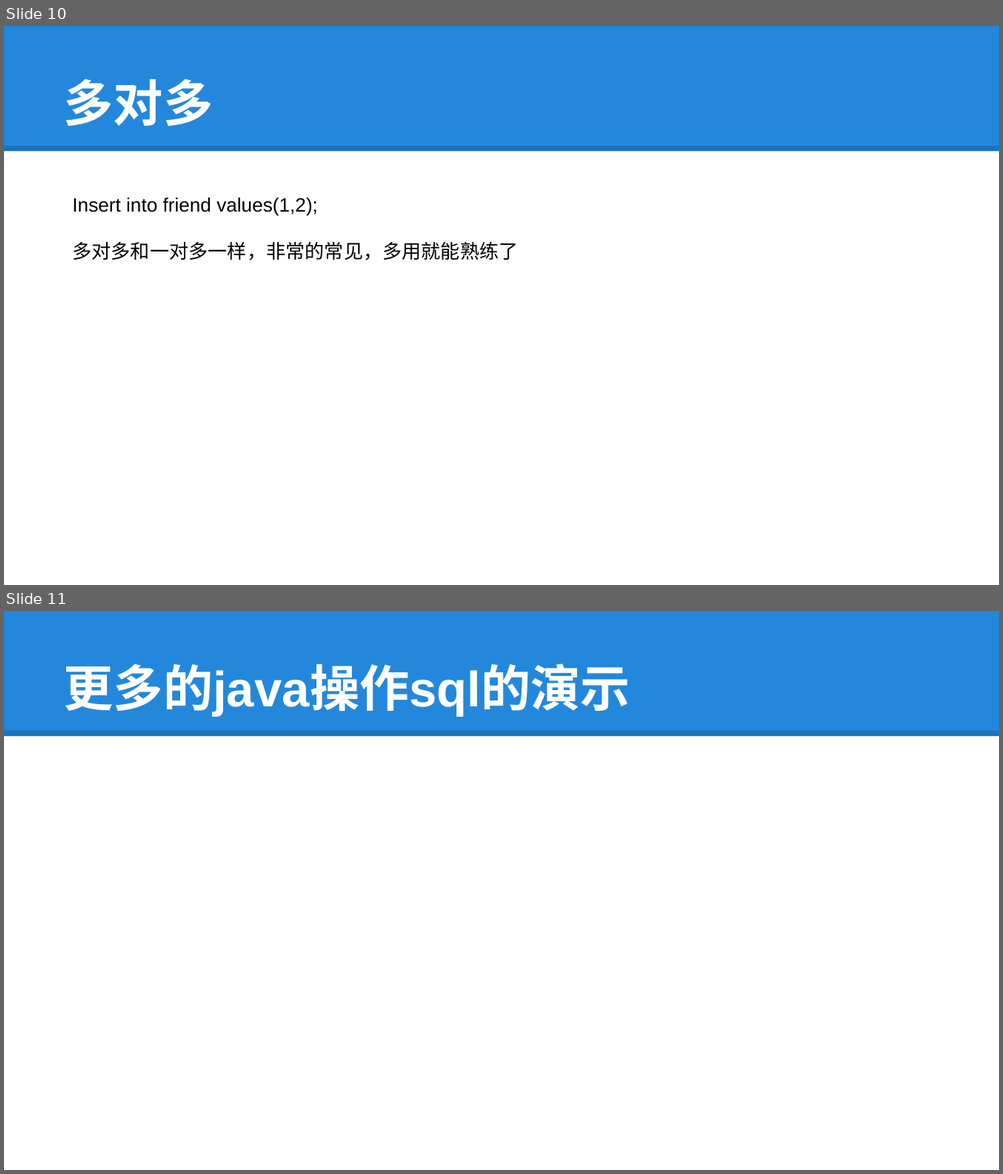
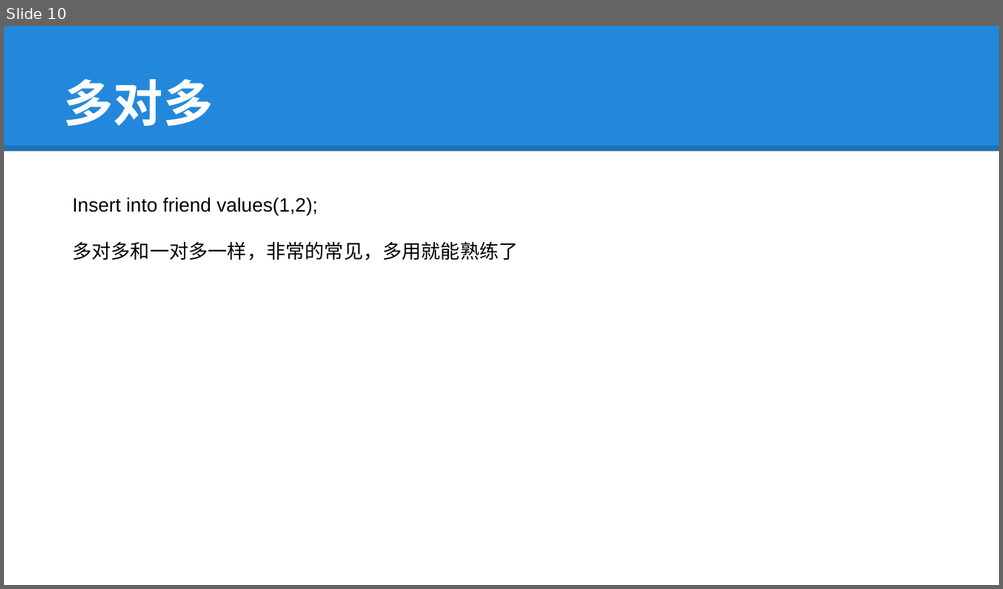
Before and after one commit to tokyojava/java_beginner, a slide deck: 中级/课件/Java15.pptx. Shown one above the other, each under a label of ours: slides 10 and 11 before the commit, slide 10 after it. The pictures are 1003x1174 and 1003x589 pixels, drawn with LibreOffice and Linux fonts; fonts in the diff are those of the drawing. Boxes give left, top, right and bottom in pixels: in the first picture for what was removed or moved away, otherwise in the second. Text is boxed around its words. In the diff, an @@ line names an element or a change of style, - is before the commit and + after.

```diff
--- a/中级/课件/Java15.pptx
+++ b/中级/课件/Java15.pptx
@@ slide 11 removed at [4, 611, 999, 1170], background #FFFFFF; not listed: 2 template elements that a slide beside it also shows @@
@@ title removed at [64, 664, 630, 717] @@
-更多的java操作sql的演示
```
Also in this commit, not shown: 1 slide changed, 9 slides added, 1 other slide removed, 2 other files.
